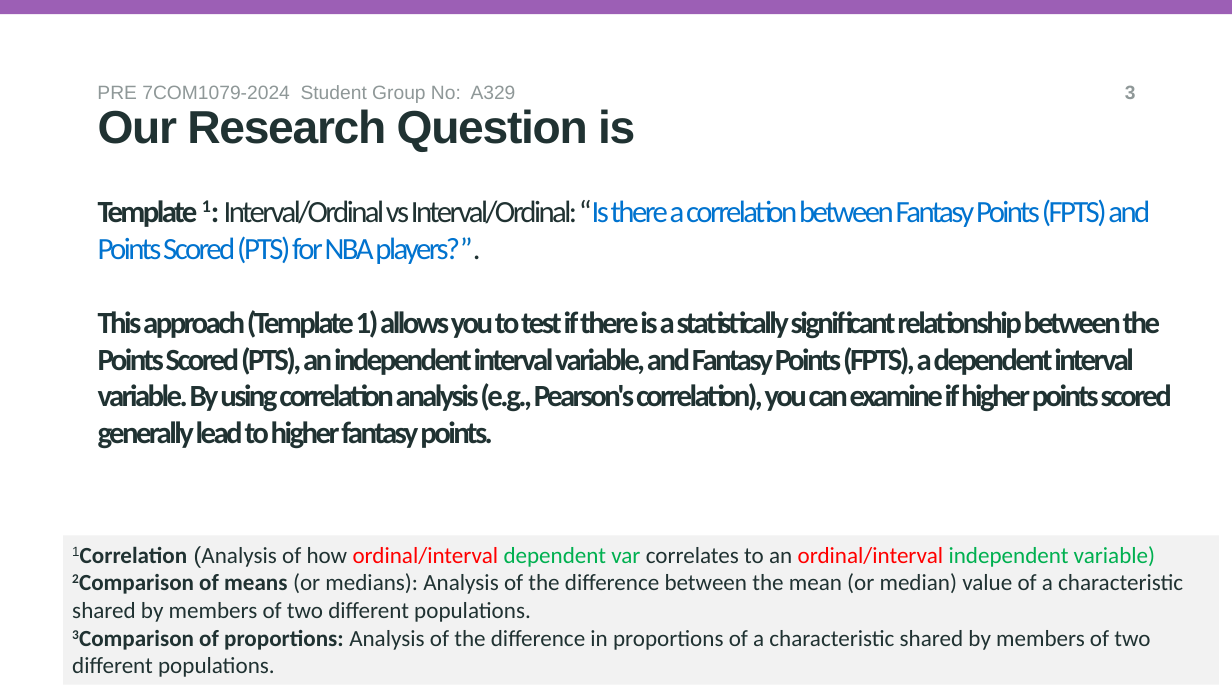
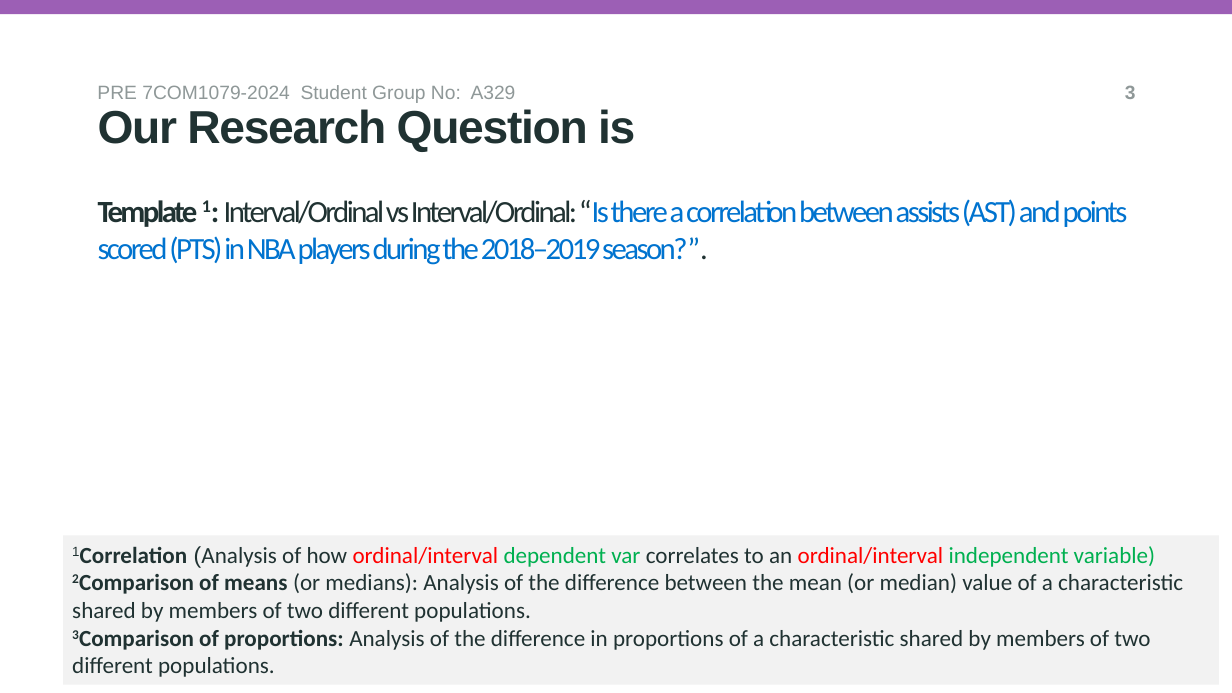
Before and after one commit to mohamaddirani/NBA_Fantasy_Research, a slide deck: slide 3 of RQ&Variables/reseach_question_presentation_template.pptx. Drawn at 1232x693 pixels with LibreOffice and Linux fonts; fonts in the diff are those of the drawing; background and template pictures are left out. Boxes give left, top, right and bottom in pixels: in the first picture for what was removed or moved away, otherwise in the second. Text is boxed around its words. In the diff, an @@ line names an element or a change of style, - is before the commit and + after.

Commit message:
editing the research questions, adding the Rcode and variable visualizatios

```diff
--- a/RQ&Variables/reseach_question_presentation_template.pptx
+++ b/RQ&Variables/reseach_question_presentation_template.pptx
@@ title at bbox=[98, 199, 1128, 265]: text changed; text colour #203232 to #0073CF; bold off @@
-Template 1: Interval/Ordinal vs Interval/Ordinal: “Is there a correlation between Fantasy Points (FPTS) and Points Scored (PTS) for NBA players?”.
-This approach (Template 1) allows you to test if there is a statistically significant relationship between the Points Scored (PTS), an independent interval variable, and Fantasy Points (FPTS), a dependent interval variable. By using correlation analysis (e.g., Pearson's correlation), you can examine if higher points scored generally lead to higher fantasy points.
+Template 1: Interval/Ordinal vs Interval/Ordinal: “Is there a correlation between assists (AST) and points scored (PTS) in NBA players during the 2018–2019 season?”.
```
Also in this commit, not shown: 3 other slides changed, 6 other files.
